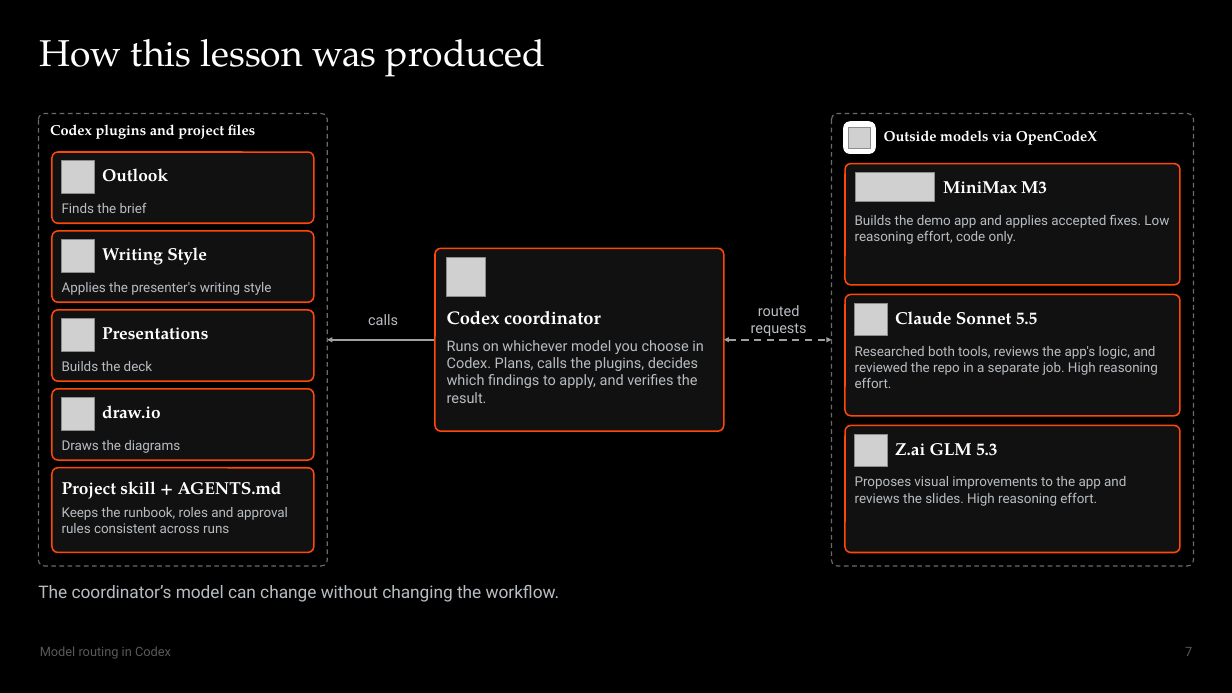
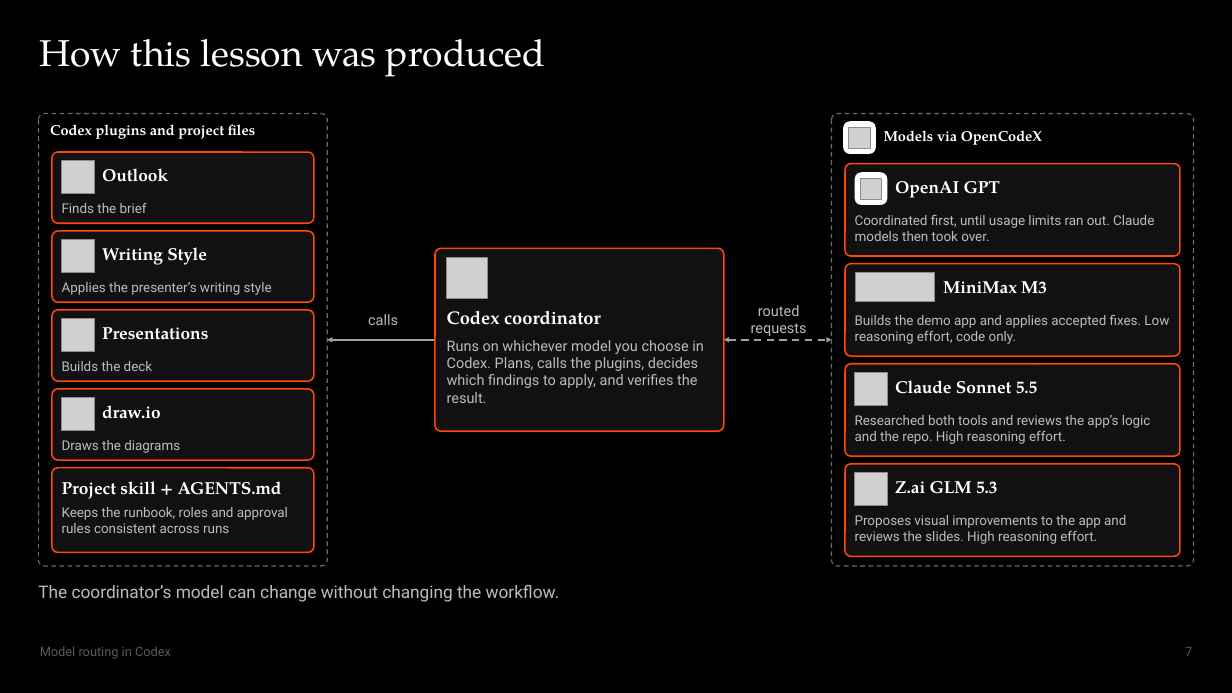
Before and after one commit to Max-FM/RDP-Train-the-Trainer-Workshop-2026, a slide deck: slide 7 of presentation/model-routing.pptx. Drawn at 1232x693 pixels with LibreOffice and Linux fonts; fonts in the diff are those of the drawing; grey boxes stand for pictures. Boxes give left, top, right and bottom in pixels: in the first picture for what was removed or moved away, otherwise in the second. Text is boxed around its words. In the diff, an @@ line names an element or a change of style, - is before the commit and + after.

Commit message:
docs(presentation): add OpenAI models to slide 7

```diff
--- a/presentation/model-routing.pptx
+++ b/presentation/model-routing.pptx
@@ text at (884,130,1042,145): text changed @@
-Outside models via OpenCodeX
+Models via OpenCodeX
@@ proportions changed in 3 elements at (846,263,1180,356), (846,364,1180,457), (846,164,1180,256) @@
@@ rounded rectangle: place and size @@
-rounded rectangle at (846,164,1180,285)
+rounded rectangle at (846,164,1180,256)
@@ rounded rectangle added at (855,172,887,204), fill #FFFFFF @@
@@ picture added at (860,178,882,200) @@
@@ text added at (895,181,1000,198), 13.5 pt, text #FFFFFF, bold @@
+OpenAI GPT
@@ text added at (855,215,1154,241), 10.5 pt, text #B8BDC2 @@
+Coordinated first, until usage limits ran out. Claude models then took over.
@@ rounded rectangle: place and size @@
-rounded rectangle at (846,295,1180,416)
+rounded rectangle at (846,263,1180,356)
@@ text at (62,282,272,295): text changed @@
-Applies the presenter's writing style
+Applies the presenter’s writing style
@@ picture: place and size @@
-picture at (856,172,934,201)
+picture at (856,273,934,301)
@@ text "MiniMax M3": place and size @@
-text "MiniMax M3" at (943,181,1047,194)
+text "MiniMax M3" at (943,281,1047,294)
@@ text "Builds the demo app and ...": place and size @@
-text "Builds the demo app and ..." at (855,215,1169,244)
+text "Builds the demo app and ..." at (855,315,1169,344)
@@ rounded rectangle: place and size @@
-rounded rectangle at (846,425,1180,553)
+rounded rectangle at (846,364,1180,457)
@@ picture: place and size @@
-picture at (855,303,887,335)
+picture at (855,372,887,405)
@@ text "Claude Sonnet 5.5": place and size @@
-text "Claude Sonnet 5.5" at (895,311,1038,325)
+text "Claude Sonnet 5.5" at (895,380,1038,394)
@@ text at (855,415,1151,444): text changed @@
-Researched both tools, reviews the app's logic, and reviewed the repo in a separate job. High reasoning effort.
+Researched both tools and reviews the app’s logic and the repo. High reasoning effort.
@@ rounded rectangle added at (846,464,1180,556), fill #111111, outline #FF4709 1.2 pt @@
@@ picture: place and size @@
-picture at (855,434,887,467)
+picture at (855,472,887,505)
@@ text "Z.ai GLM 5.3": place and size @@
-text "Z.ai GLM 5.3" at (895,443,998,456)
+text "Z.ai GLM 5.3" at (895,481,998,494)
@@ text "Proposes visual improvements to the ...": place and size @@
-text "Proposes visual improvements to the ..." at (855,476,1126,506)
+text "Proposes visual improvements to the ..." at (855,515,1126,544)
```
Also in this commit, not shown: 2 other files.
